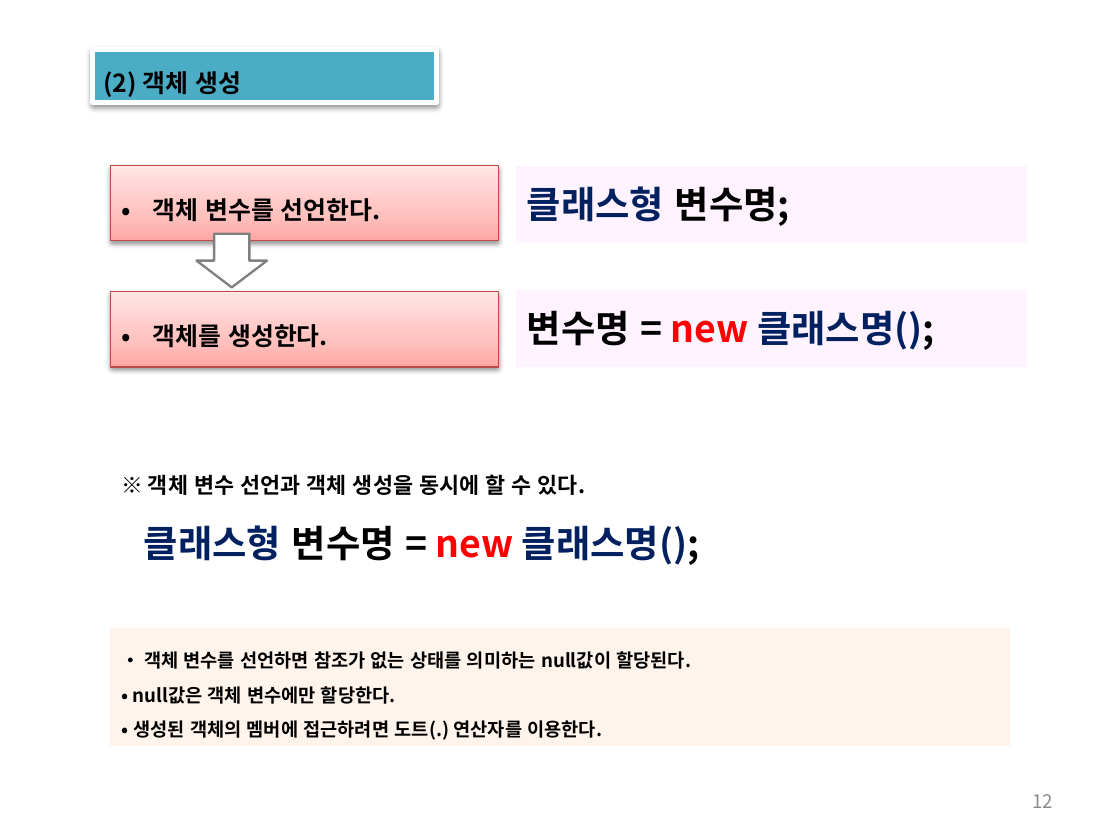
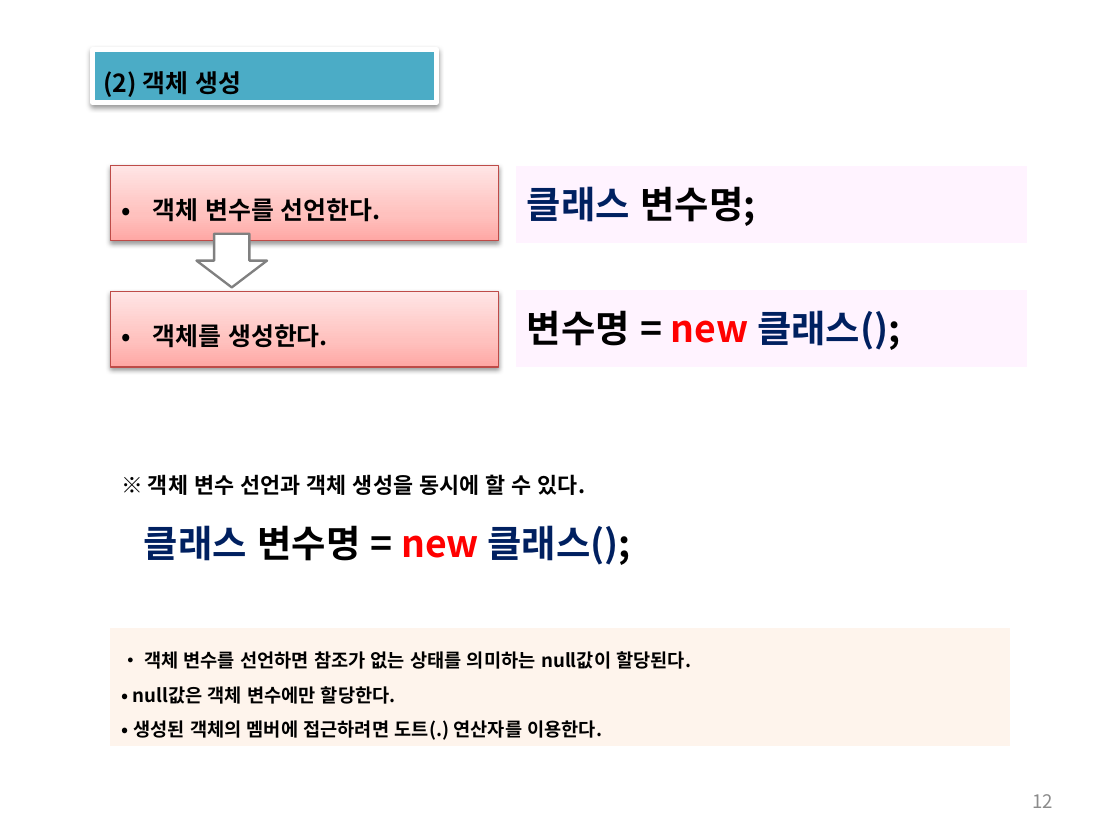
Before and after one commit to histime7/2018JavaClassroom, a slide deck: slide 12 of 수업자료/10_객체지향의 개요.pptx. Drawn at 1120x840 pixels with LibreOffice and Linux fonts; fonts in the diff are those of the drawing. Boxes give left, top, right and bottom in pixels: in the first picture for what was removed or moved away, otherwise in the second. Text is boxed around its words. In the diff, an @@ line names an element or a change of style, - is before the commit and + after.

```diff
--- a/수업자료/10_객체지향의 개요.pptx
+++ b/수업자료/10_객체지향의 개요.pptx
@@ text in rectangle at (x1=527, y1=186, x2=755, y2=226): text changed; text colour #002060 to #000000 @@
-클래스형 변수명;
+클래스 변수명;
@@ text in rectangle at (x1=527, y1=310, x2=900, y2=350): text changed; text colour #002060 to #000000 @@
-변수명 = new 클래스명();
+변수명 = new 클래스();
@@ text at (x1=144, y1=525, x2=631, y2=565): text changed @@
-클래스형 변수명 = new 클래스명();
+클래스 변수명 = new 클래스();
```
Also in this commit, not shown: 3 other slides changed, 14 slides added, 11 other files.
